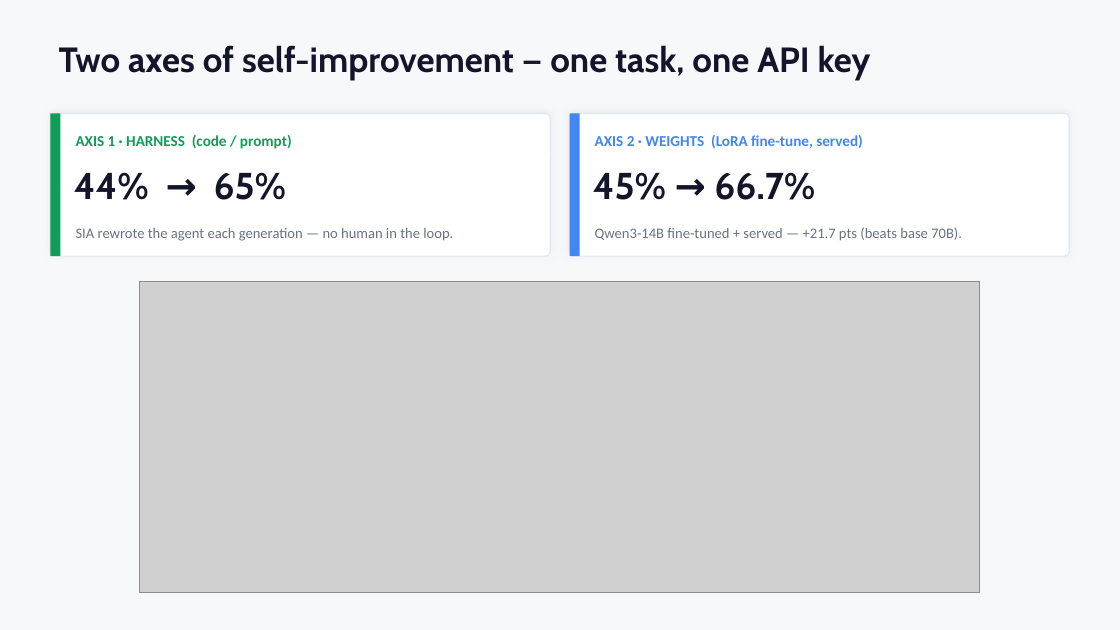
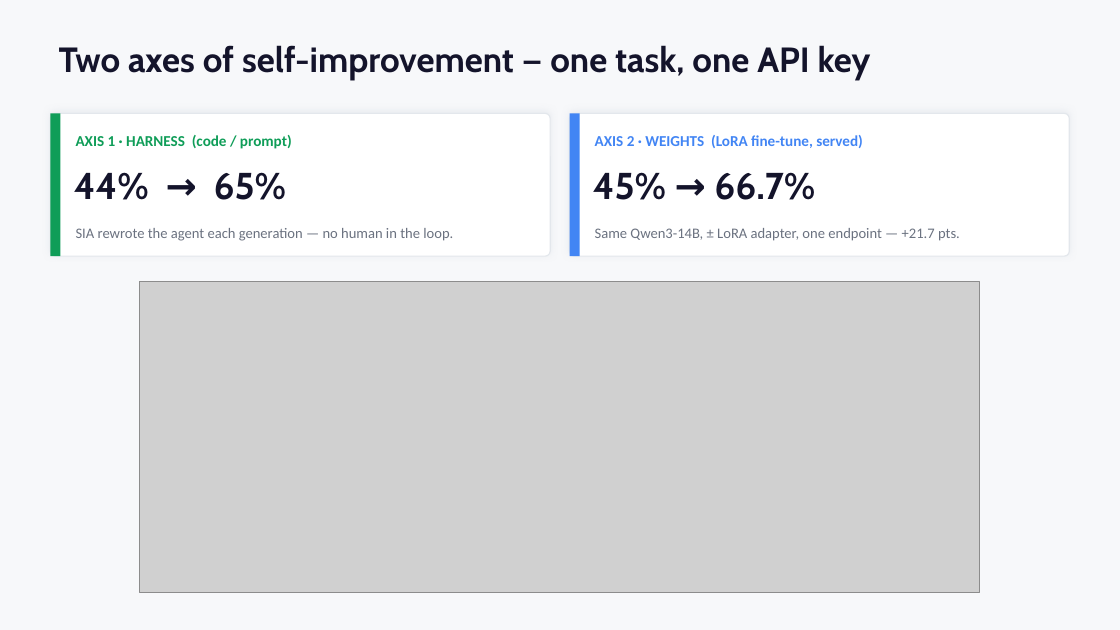
Before and after one commit to Leapfrogger-ai/oss-sia-haggle, a slide deck: slide 2 of demo/Haggle_SIA_Nebius.pptx. Drawn at 1120x630 pixels with LibreOffice and Linux fonts; fonts in the diff are those of the drawing; grey boxes stand for pictures. Boxes give left, top, right and bottom in pixels: in the first picture for what was removed or moved away, otherwise in the second. Text is boxed around its words. In the diff, an @@ line names an element or a change of style, - is before the commit and + after.

```diff
--- a/demo/Haggle_SIA_Nebius.pptx
+++ b/demo/Haggle_SIA_Nebius.pptx
@@ text at [595,228,960,241]: text changed @@
-Qwen3-14B fine-tuned + served — +21.7 pts (beats base 70B).
+Same Qwen3-14B, ± LoRA adapter, one endpoint — +21.7 pts.
```
Also in this commit, not shown: 1 other slide changed, 9 other files.
